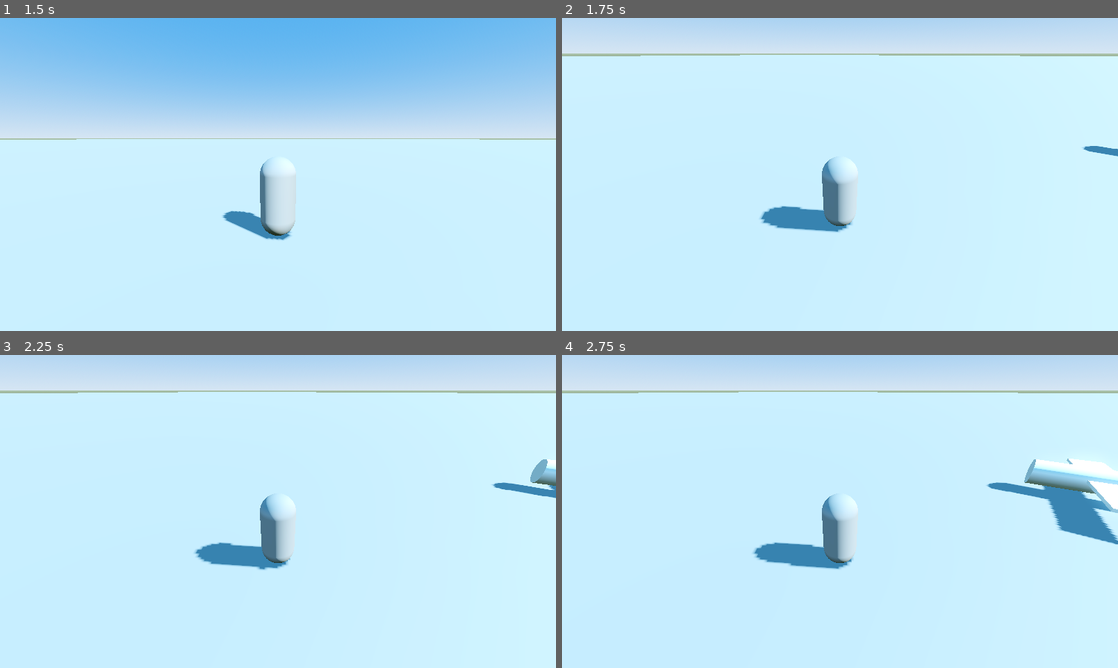
Above: before the commit, frames 1-4 (two rows, left to right).
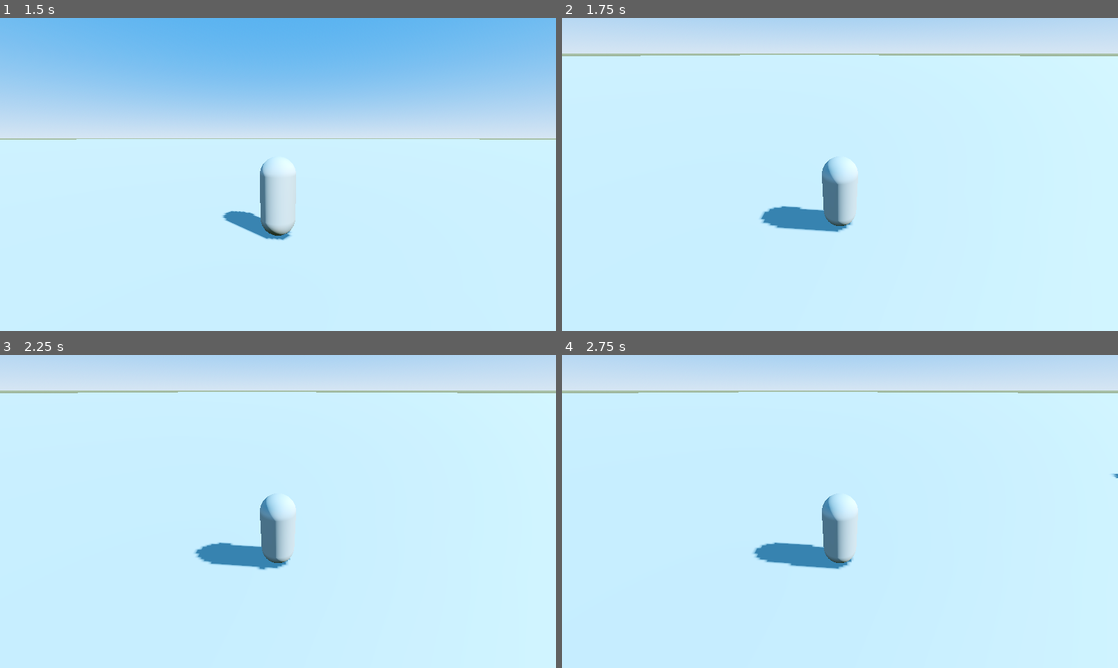
Above: after the commit, the same moments.

Repository: sudohlaingwin/gta-open-world
Game: Godot game, scene res://scenes/world.tscn
Two runs of this game, one before a commit and one after it. Both use one fixed random seed, a clock stepped at 60 frames per second and the inputs below.
Inputs (mouse positions are in pixels of both pictures, inside the frame that each line leads up to):
- Up to frame 1 (1.5 s): move the mouse to (400, 158) at 0.52 s; hold Right (ui_right) 0.53-1.25 s; click (400, 158) at 0.67 s; tap Enter at 1.25 s; drag from (166, 190) to (250, 237) at 1.27 s
- Up to frame 2 (1.75 s): no input
- Up to frame 3 (2.25 s): tap Space at 2 s; move the mouse to (333, 442) at 2.02 s; hold Right (ui_right) from 2.03 s (still down)
- Up to frame 4 (2.75 s): keep holding Right (ui_right)

Frame 1 is identical in both runs. In frame 2, 0.1% of the frame differs, in the area x 93-100%, y 40-45%; in frame 3, 0.6%; in frame 4, 3.1%, in the area x 76-100%, y 33-61%.

Commit message:
Implement Slice 3: Myanmar Golden Pagoda 3D Landmark Model placed in World scene

Diff:
--- /dev/null
+++ b/scenes/myanmar_pagoda.tscn
@@ -0,0 +1,69 @@
+[gd_scene load_steps=9 format=3]
+
+# --- Traditional Myanmar Pagoda (စေတီပုထိုး 3D Landmark Model) ---
+
+[sub_resource type="CylinderMesh" id="CylinderMesh_base1"]
+top_radius = 4.0
+bottom_radius = 5.0
+height = 1.0
+
+[sub_resource type="CylinderMesh" id="CylinderMesh_base2"]
+top_radius = 3.0
+bottom_radius = 4.0
+height = 1.0
+
+[sub_resource type="CylinderMesh" id="CylinderMesh_bell"]
+top_radius = 1.8
+bottom_radius = 2.8
+height = 3.0
+
+[sub_resource type="CylinderMesh" id="CylinderMesh_spire"]
+top_radius = 0.1
+bottom_radius = 1.5
+height = 5.0
+
+[sub_resource type="SphereMesh" id="SphereMesh_hti"]
+radius = 0.4
+height = 0.8
+
+[sub_resource type="StandardMaterial3D" id="StandardMaterial3D_gold"]
+albedo_color = Color(1.0, 0.84, 0.0, 1) # Pure Myanmar Shwedagon Gold
+metallic = 0.85
+roughness = 0.2
+
+[sub_resource type="CylinderShape3D" id="CylinderShape3D_pagoda"]
+height = 11.0
+radius = 5.0
+
+[node name="MyanmarPagoda" type="StaticBody3D"]
+
+[node name="CollisionShape3D" type="CollisionShape3D" parent="."]
+transform = Transform3D(1, 0, 0, 0, 1, 0, 0, 0, 1, 0, 5.5, 0)
+shape = SubResource("CylinderShape3D_pagoda")
+
+[node name="VisualMesh" type="Node3D" parent="."]
+
+[node name="BasePlinth" type="MeshInstance3D" parent="VisualMesh"]
+transform = Transform3D(1, 0, 0, 0, 1, 0, 0, 0, 1, 0, 0.5, 0)
+mesh = SubResource("CylinderMesh_base1")
+surface_material_override/0 = SubResource("StandardMaterial3D_gold")
+
+[node name="Terrace" type="MeshInstance3D" parent="VisualMesh"]
+transform = Transform3D(1, 0, 0, 0, 1, 0, 0, 0, 1, 0, 1.5, 0)
+mesh = SubResource("CylinderMesh_base2")
+surface_material_override/0 = SubResource("StandardMaterial3D_gold")
+
+[node name="BellBody" type="MeshInstance3D" parent="VisualMesh"]
+transform = Transform3D(1, 0, 0, 0, 1, 0, 0, 0, 1, 0, 3.5, 0)
+mesh = SubResource("CylinderMesh_bell")
+surface_material_override/0 = SubResource("StandardMaterial3D_gold")
+
+[node name="SpireCone" type="MeshInstance3D" parent="VisualMesh"]
+transform = Transform3D(1, 0, 0, 0, 1, 0, 0, 0, 1, 0, 7.5, 0)
+mesh = SubResource("CylinderMesh_spire")
+surface_material_override/0 = SubResource("StandardMaterial3D_gold")
+
+[node name="HtiUmbrella" type="MeshInstance3D" parent="VisualMesh"]
+transform = Transform3D(1, 0, 0, 0, 1, 0, 0, 0, 1, 0, 10.2, 0)
+mesh = SubResource("SphereMesh_hti")
+surface_material_override/0 = SubResource("StandardMaterial3D_gold")
--- a/scenes/world.tscn
+++ b/scenes/world.tscn
@@ -1,10 +1,11 @@
-[gd_scene load_steps=10 format=3]
+[gd_scene load_steps=11 format=3]
 
 [ext_resource type="PackedScene" path="res://scenes/player.tscn" id="1_player_scn"]
 [ext_resource type="Script" path="res://scripts/day_night_cycle.gd" id="2_day_night"]
 [ext_resource type="PackedScene" path="res://scenes/rideable_cow.tscn" id="3_cow_scn"]
 [ext_resource type="PackedScene" path="res://scenes/bullock_cart.tscn" id="4_cart_scn"]
 [ext_resource type="PackedScene" path="res://scenes/airplane.tscn" id="5_plane_scn"]
+[ext_resource type="PackedScene" path="res://scenes/myanmar_pagoda.tscn" id="6_pagoda_scn"]
 
 [sub_resource type="ProceduralSkyMaterial" id="ProceduralSkyMaterial_1"]
 sky_top_color = Color(0.24, 0.54, 0.88, 1)
@@ -59,4 +60,7 @@
 transform = Transform3D(1, 0, 0, 0, 1, 0, 0, 0, 1, -6, 0, 4)
 
 [node name="Airplane" parent="." instance=ExtResource("5_plane_scn")]
-transform = Transform3D(1, 0, 0, 0, 1, 0, 0, 0, 1, 15, 0, 10)
+transform = Transform3D(1, 0, 0, 0, 1, 0, 0, 0, 1, 20, 0, 15)
+
+[node name="GoldenPagoda" parent="." instance=ExtResource("6_pagoda_scn")]
+transform = Transform3D(1, 0, 0, 0, 1, 0, 0, 0, 1, 0, 0, -35)
